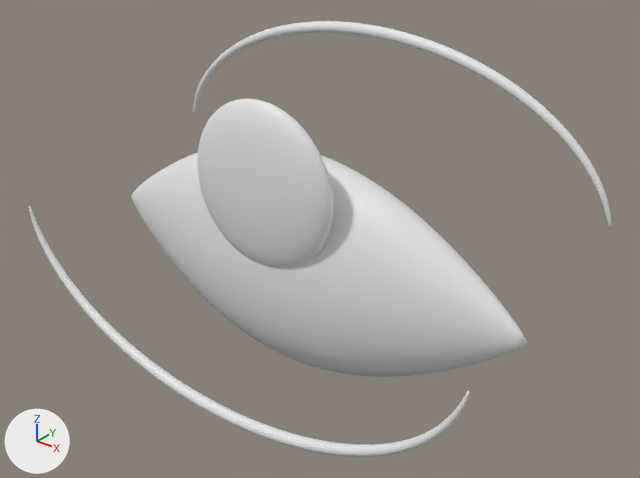
What one commit did to the Blender file assets/ocularis.blend.
Rendered twice from a camera (50 mm lens) standing at (2.74, -3.23, 2.16) and looking at (0.1, 0.06, 0.12). The lights are fixed; the arrows at lower left show +X, +Y and +Z. The picture after the commit comes second.

In view in the first picture: 'ocularis_arco_inferior', 'ocularis_arco_superior', 'ocularis_cuerpo', 'ocularis_iris'.
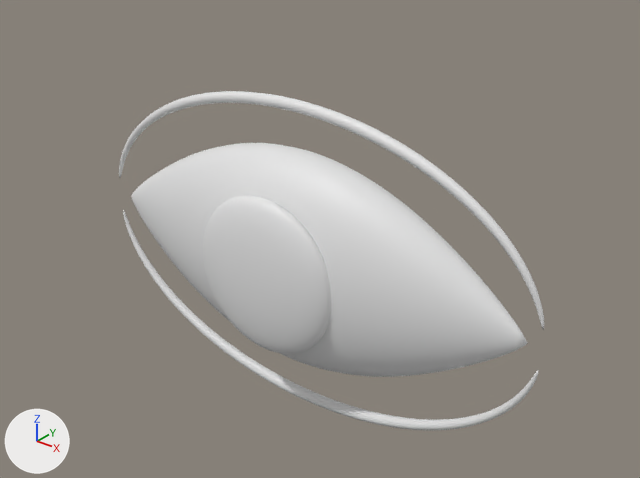
Pixel boxes [x1, y1, x2, y2] of what changed, in the pictures (640 x 478 px):
'ocularis_iris', moved
    before: [197, 99, 333, 268]
    after: [203, 196, 331, 354]
'ocularis_arco_superior', moved
    before: [193, 21, 611, 228]
    after: [119, 91, 544, 330]
'ocularis_arco_inferior', moved
    before: [29, 206, 469, 457]
    after: [123, 210, 538, 430]

Patch to the scene script:
```diff
--- a/assets/ocularis.blend.py
+++ b/assets/ocularis.blend.py
@@ ob_ocularis_iris @@
 ob_ocularis_iris = bpy.data.objects.new('ocularis_iris', me_ocularis_iris)
-ob_ocularis_iris.location = (0.0, 0.0, 0.5)
+ob_ocularis_iris.location = (0.0, 0.0, 0.0)
 ob_ocularis_iris.rotation_euler = (1.571, 0.0, 0.0)  # degrees (90, 0, 0)
@@ ob_ocularis_arco_superior @@
 ob_ocularis_arco_superior = bpy.data.objects.new('ocularis_arco_superior', me_ocularis_arco_superior)
-ob_ocularis_arco_superior.location = (0.0, 0.65, 0.25)
+ob_ocularis_arco_superior.location = (0.0, 0.0, 0.0)
 ob_ocularis_arco_superior.rotation_euler = (1.571, 0.0, 0.0)  # degrees (90, 0, 0)
@@ ob_ocularis_arco_inferior @@
 ob_ocularis_arco_inferior = bpy.data.objects.new('ocularis_arco_inferior', me_ocularis_arco_inferior)
-ob_ocularis_arco_inferior.location = (0.0, -0.65, 0.25)
+ob_ocularis_arco_inferior.location = (0.0, 0.0, 0.0)
 ob_ocularis_arco_inferior.rotation_euler = (1.571, 0.0, 0.0)  # degrees (90, 0, 0)
```
